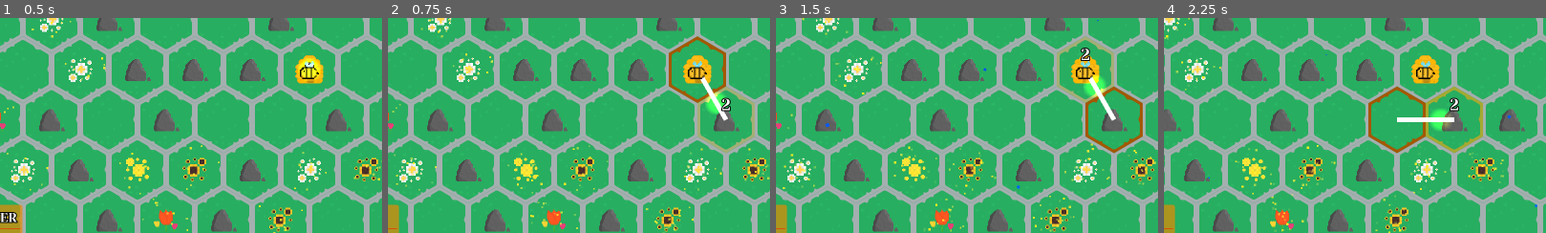
Above: before the commit, frames 1-4 (left to right).
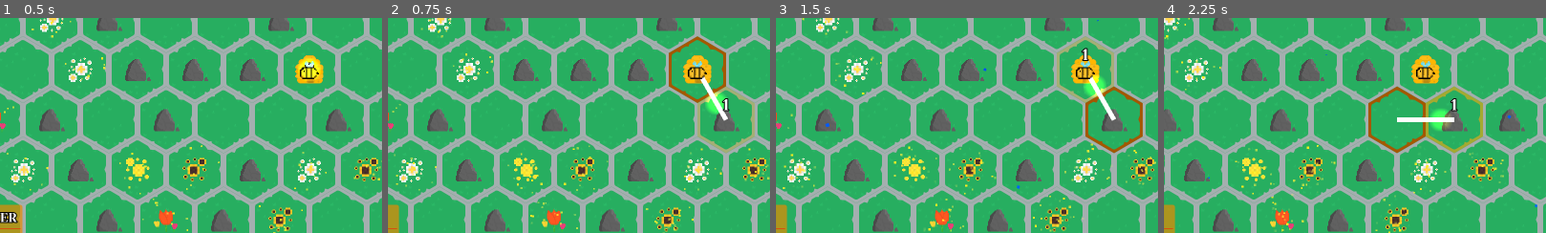
Above: after the commit, the same moments.

Repository: SpeedfireV/slavic-game-jam
Game: Godot game, scene res://game.tscn
Two runs of this game, one before a commit and one after it. Both use one fixed random seed, a clock stepped at 60 frames per second and the inputs below.
Inputs (mouse positions are % of the whole screen's width and height, from its top left):
- Up to frame 1 (0.5 s): no input
- Up to frame 2 (0.75 s): drag from (50, 50) to (57, 73) at 0.52 s
- Up to frame 3 (1.5 s): drag from (54, 62) to (46, 38) at 1.27 s
- Up to frame 4 (2.25 s): move the mouse to (46, 62) at 2.02 s; hold D (move_right) from 2.03 s (still down); click (46, 62) at 2.1 s
The pictures show only the part of the screen within x 10-60%, y 38-88%; the shares and areas given below are measured in that part.

Frame 1 is identical in both runs. In frame 2, 0.1% of the frame differs, in the area x 87-90%, y 36-44%; in frame 3, 0.1%; in frame 4, 0.1%.

Commit message:
distance correctly calculated in navigator

Diff:
--- a/map/map.gd
+++ b/map/map.gd
@@ -84,15 +84,15 @@
 		current_rotation = HexagonOrientation.BottomLeft
 
 
-func _add_hex(pos: Vector2i):
+func _add_hex(coords: Vector2i):
 	var hex: MapHexagon = map_hexagon_scene.instantiate()
-	placed_hexagons[pos] = hex
-	_check_for_neighbors(hex, pos)
-	hex.position = Vector2(pos) * grid_step
-	hex.coords = Vector2(pos) * grid_step
+	placed_hexagons[coords] = hex
+	_check_for_neighbors(hex, coords)
+	hex.position = Vector2(coords) * grid_step
+	hex.coords = coords
 	add_child(hex)
 
-	placed_hexagons[pos] = hex
+	placed_hexagons[coords] = hex
 
 func _check_for_neighbors(hex: MapHexagon, pos: Vector2i):
 	for orientation in HexagonOrientation.values():
--- a/navigator.gd
+++ b/navigator.gd
@@ -2,14 +2,17 @@
 
 @onready var navigation_line: Line2D = %NavigationLine
 @onready var navigation_cost_label: Label = %NavigationCost
+
 func _ready():
 	GameManager.navigator = self
+
 
 func show_navigation():
 	navigation_line.points.clear()
 	if GameManager.mouse_on_hex and GameManager.selected_hexagon:
-		GameManager.mouse_on_hex.coords
-		GameManager.selected_hexagon.coords
+		print(GameManager.mouse_on_hex.coords, GameManager.selected_hexagon.coords)
+		var abs_vector = abs(GameManager.mouse_on_hex.coords - GameManager.selected_hexagon.coords)
+		navigation_cost_label.text = str(max(abs_vector.y / 3, (abs(abs_vector.x) + abs(abs_vector.y) / 3)  / 2))
 
 		navigation_line.points = [GameManager.selected_hexagon.global_position, GameManager.mouse_on_hex.global_position]
 		navigation_cost_label.global_position = GameManager.mouse_on_hex.global_position + Vector2(-navigation_cost_label.size.x / 2, -50)
